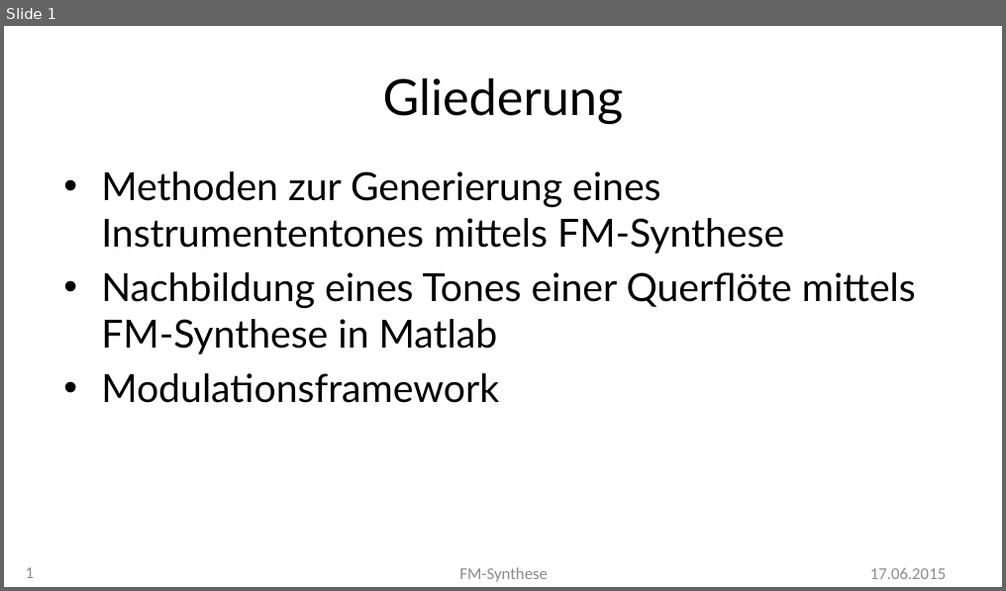
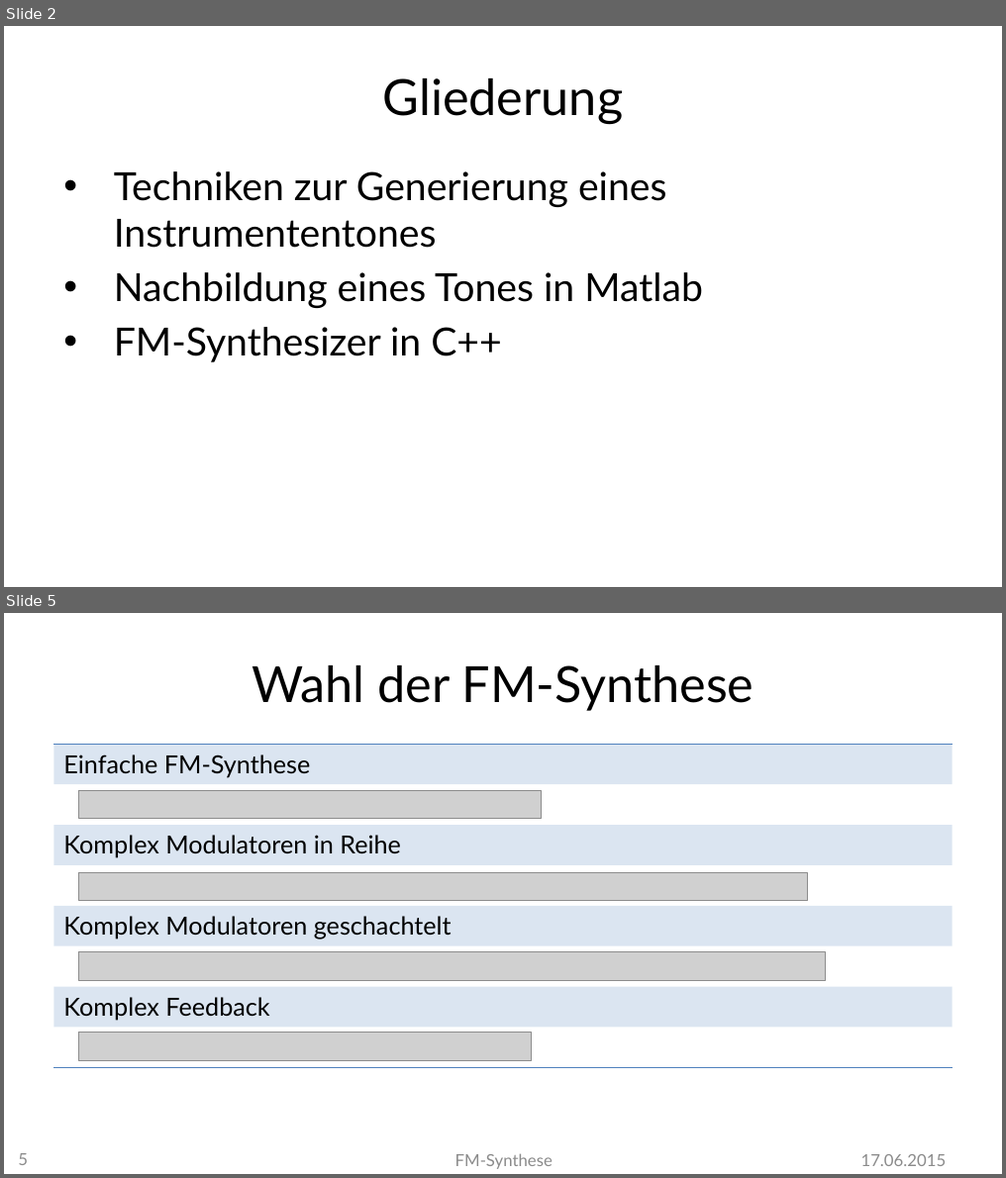
Before and after one commit to MBulli/VSeminar, a slide deck: Praesentation/FMSynthese-Gary.pptx. Shown one above the other, each under a label of ours: slide 1 before the commit, slides 2 and 5 after it; the slides between them are not shown. The pictures are 1006x591 and 1006x1178 pixels, drawn with LibreOffice and Linux fonts; fonts in the diff are those of the drawing; grey boxes stand for pictures; background and template pictures are left out. Boxes give left, top, right and bottom in pixels: in the first picture for what was removed or moved away, otherwise in the second. Text is boxed around its words. In the diff, an @@ line names an element or a change of style, - is before the commit and + after.

```diff
--- a/Praesentation/FMSynthese-Gary.pptx
+++ b/Praesentation/FMSynthese-Gary.pptx
@@ slide 5 added at bbox=[4, 613, 1002, 1174], background #FFFFFF @@
@@ title added at bbox=[252, 665, 754, 710], 36 pt, text #000000 @@
+Wahl der FM-Synthese
@@ table added at bbox=[54, 744, 952, 1067], 8 rows, 1 columns @@
+Einfache FM-Synthese
+
+Komplex Modulatoren in Reihe
+
+Komplex Modulatoren geschachtelt
+
+Komplex Feedback
+
@@ group added at bbox=[78, 790, 826, 1061]: 4 pictures @@
@@ page number added at bbox=[18, 1154, 28, 1165], 12 pt, text #8C8C8C @@
+5
@@ text added at bbox=[455, 1154, 552, 1169], 12 pt, text #8C8C8C @@
+FM-Synthese
@@ text added at bbox=[861, 1155, 946, 1166], 12 pt, text #8C8C8C @@
+17.06.2015
@@ what was slide 1 is now slide 2 @@
@@ slide 2 changed as well @@
@@ text at bbox=[114, 172, 703, 363]: text changed; text colour #2A2A2A to #000000 @@
-• Methoden zur Generierung eines Instrumententones mittels FM-Synthese
-• Nachbildung eines Tones einer Querflöte mittels FM-Synthese in Matlab
-• Modulationsframework
+• Techniken zur Generierung eines Instrumententones
+• Nachbildung eines Tones in Matlab
+• FM-Synthesizer in C++
@@ page number removed at bbox=[26, 568, 34, 578] @@
-1
@@ text removed at bbox=[459, 568, 548, 582] @@
-FM-Synthese
@@ text removed at bbox=[870, 569, 945, 579] @@
-17.06.2015
```
Also in this commit, not shown: 5 other slides changed, 14 other slides added, 9 other files.
